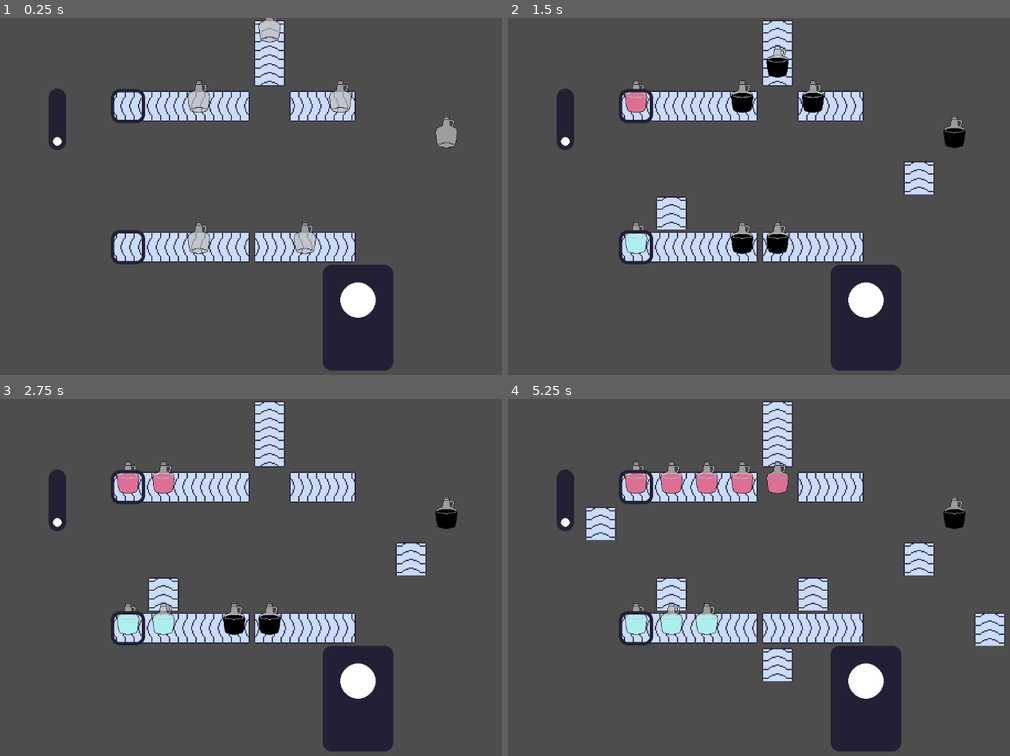
Above: before the commit, frames 1-4 (two rows, left to right).
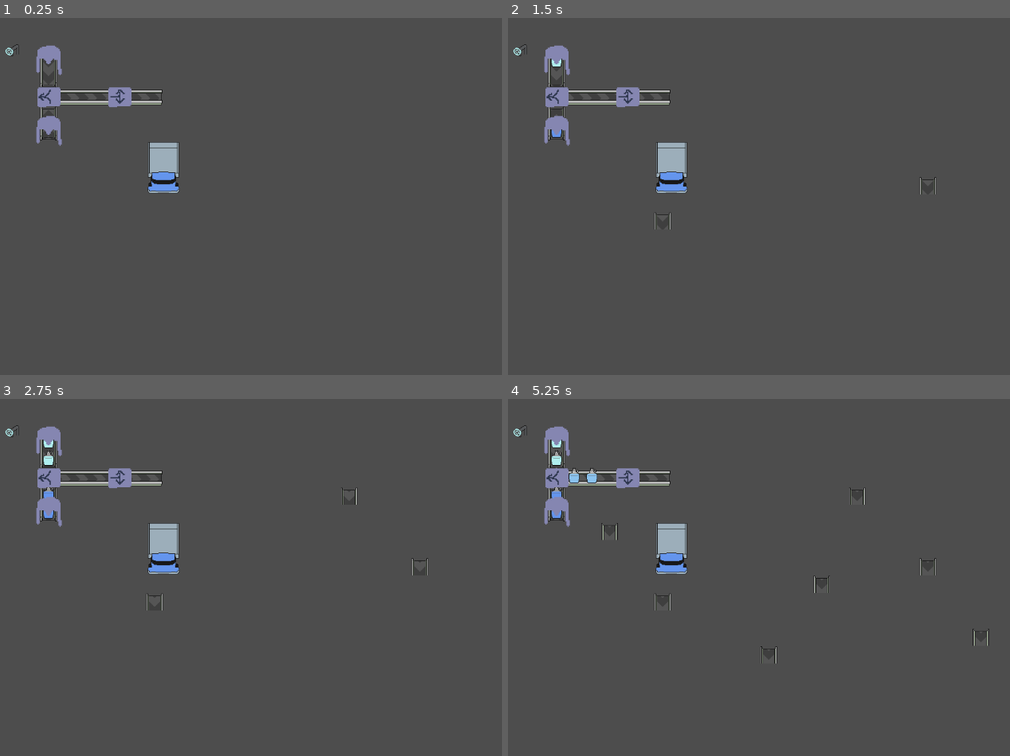
Above: after the commit, the same moments.

Repository: fennylol/juice_time
Game: Godot game, scene res://main.tscn
The game is run twice, just before and just after one commit, with the same random seed, the same clock (stepped at 60 frames per second) and the same inputs.
Inputs (mouse positions are in pixels of both pictures, inside the frame that each line leads up to):
- Up to frame 1 (0.25 s): no input
- Up to frame 2 (1.5 s): tap Enter at 0.5 s; move the mouse to (934, 178) at 0.52 s; click (934, 178) at 0.6 s; tap Space at 1.25 s; move the mouse to (668, 214) at 1.27 s; click (668, 214) at 1.35 s
- Up to frame 3 (2.75 s): move the mouse to (351, 498) at 2.02 s; click (351, 498) at 2.1 s
- Up to frame 4 (5.25 s): move the mouse to (764, 648) at 2.77 s; click (764, 648) at 2.85 s; tap Enter at 3.5 s; move the mouse to (984, 631) at 3.52 s; click (984, 631) at 3.6 s; move the mouse to (603, 523) at 4.27 s; click (603, 523) at 4.35 s; move the mouse to (829, 577) at 5.02 s; click (829, 577) at 5.1 s

The runs differ from the first frame. In frame 1, 15% of the frame differs, in the area x 1-91%, y 0-99%; in frame 2, 17%; in frame 3, 17%; in frame 4, 19%, in the area x 1-100%, y 0-99%.

Commit message:
all basic mechanics working.
begun finalizing art

Diff:
--- a/bottle_tiles.tscn
+++ /dev/null
@@ -1,24 +0,0 @@
-[gd_scene load_steps=4 format=3 uid="uid://bop73xbogd2as"]
-
-[ext_resource type="Texture2D" uid="uid://byt4riujt255d" path="res://JUICE/bottle.png" id="1_lrd07"]
-
-[sub_resource type="TileSetAtlasSource" id="TileSetAtlasSource_bocnk"]
-texture = ExtResource("1_lrd07")
-texture_region_size = Vector2i(64, 64)
-1:0/size_in_atlas = Vector2i(1, 2)
-1:0/0 = 0
-1:0/0/modulate = Color(0.858824, 0.439216, 0.576471, 1)
-0:0/size_in_atlas = Vector2i(1, 2)
-0:0/0 = 0
-
-[sub_resource type="TileSet" id="TileSet_u4uko"]
-tile_size = Vector2i(64, 64)
-sources/0 = SubResource("TileSetAtlasSource_bocnk")
-
-[node name="bottle_tiles" type="TileMap"]
-tile_set = SubResource("TileSet_u4uko")
-format = 2
-layer_0/name = "outline"
-layer_0/tile_data = PackedInt32Array(196621, 0, 0, 393226, 0, 0, 131076, 0, 0, 131077, 0, 0, 131078, 0, 0, 131079, 0, 0, 393224, 0, 0)
-layer_1/tile_data = PackedInt32Array(196621, 65536, 0, 393226, 65536, 0, 131077, 65536, 0, 131078, 65536, 0, 131079, 65536, 0, 393224, 65536, 0)
-layer_2/tile_data = PackedInt32Array(131076, 65536, 0)
--- a/conveyor/conveyor_animated.tres
+++ b/conveyor/conveyor_animated.tres
@@ -1,95 +1,123 @@
 [gd_resource type="TileSet" load_steps=3 format=3 uid="uid://cdn72xl37w60f"]
 
-[ext_resource type="Texture2D" uid="uid://cdgaqtgiwbvtc" path="res://conveyor/conveyor_tileset.png" id="1_82iqc"]
+[ext_resource type="Texture2D" uid="uid://diyda0sodj3pt" path="res://conveyor/conveyor_tileset_32.png" id="1_vtoaq"]
 
-[sub_resource type="TileSetAtlasSource" id="TileSetAtlasSource_nbav7"]
-texture = ExtResource("1_82iqc")
-texture_region_size = Vector2i(64, 64)
+[sub_resource type="TileSetAtlasSource" id="TileSetAtlasSource_cybam"]
+texture = ExtResource("1_vtoaq")
+texture_region_size = Vector2i(32, 32)
 0:0/animation_columns = 4
-0:0/animation_speed = 16.0
+0:0/animation_speed = 4.0
 0:0/animation_frame_0/duration = 1.0
 0:0/animation_frame_1/duration = 1.0
 0:0/animation_frame_2/duration = 1.0
 0:0/animation_frame_3/duration = 1.0
 0:0/0 = 0
 0:1/animation_columns = 4
-0:1/animation_speed = 16.0
+0:1/animation_speed = 4.0
 0:1/animation_frame_0/duration = 1.0
 0:1/animation_frame_1/duration = 1.0
 0:1/animation_frame_2/duration = 1.0
 0:1/animation_frame_3/duration = 1.0
 0:1/0 = 0
 0:2/animation_columns = 4
-0:2/animation_speed = 16.0
+0:2/animation_speed = 4.0
 0:2/animation_frame_0/duration = 1.0
 0:2/animation_frame_1/duration = 1.0
 0:2/animation_frame_2/duration = 1.0
 0:2/animation_frame_3/duration = 1.0
 0:2/0 = 0
 0:3/animation_columns = 4
-0:3/animation_speed = 16.0
+0:3/animation_speed = 4.0
 0:3/animation_frame_0/duration = 1.0
 0:3/animation_frame_1/duration = 1.0
 0:3/animation_frame_2/duration = 1.0
 0:3/animation_frame_3/duration = 1.0
 0:3/0 = 0
 0:4/animation_columns = 4
-0:4/animation_speed = 16.0
+0:4/animation_speed = 4.0
 0:4/animation_frame_0/duration = 1.0
 0:4/animation_frame_1/duration = 1.0
 0:4/animation_frame_2/duration = 1.0
 0:4/animation_frame_3/duration = 1.0
 0:4/0 = 0
 0:5/animation_columns = 4
-0:5/animation_speed = 16.0
+0:5/animation_speed = 4.0
 0:5/animation_frame_0/duration = 1.0
 0:5/animation_frame_1/duration = 1.0
 0:5/animation_frame_2/duration = 1.0
 0:5/animation_frame_3/duration = 1.0
 0:5/0 = 0
 0:6/animation_columns = 4
-0:6/animation_speed = 16.0
+0:6/animation_speed = 4.0
 0:6/animation_frame_0/duration = 1.0
 0:6/animation_frame_1/duration = 1.0
 0:6/animation_frame_2/duration = 1.0
 0:6/animation_frame_3/duration = 1.0
 0:6/0 = 0
 0:7/animation_columns = 4
-0:7/animation_speed = 16.0
+0:7/animation_speed = 4.0
 0:7/animation_frame_0/duration = 1.0
 0:7/animation_frame_1/duration = 1.0
 0:7/animation_frame_2/duration = 1.0
 0:7/animation_frame_3/duration = 1.0
 0:7/0 = 0
 0:8/animation_columns = 4
-0:8/animation_speed = 16.0
+0:8/animation_speed = 4.0
 0:8/animation_frame_0/duration = 1.0
 0:8/animation_frame_1/duration = 1.0
 0:8/animation_frame_2/duration = 1.0
 0:8/animation_frame_3/duration = 1.0
 0:8/0 = 0
 0:9/animation_columns = 4
-0:9/animation_speed = 16.0
+0:9/animation_speed = 4.0
 0:9/animation_frame_0/duration = 1.0
 0:9/animation_frame_1/duration = 1.0
 0:9/animation_frame_2/duration = 1.0
 0:9/animation_frame_3/duration = 1.0
 0:9/0 = 0
 0:10/animation_columns = 4
-0:10/animation_speed = 16.0
+0:10/animation_speed = 4.0
 0:10/animation_frame_0/duration = 1.0
 0:10/animation_frame_1/duration = 1.0
 0:10/animation_frame_2/duration = 1.0
 0:10/animation_frame_3/duration = 1.0
 0:10/0 = 0
 0:11/animation_columns = 4
-0:11/animation_speed = 16.0
+0:11/animation_speed = 4.0
 0:11/animation_frame_0/duration = 1.0
 0:11/animation_frame_1/duration = 1.0
 0:11/animation_frame_2/duration = 1.0
 0:11/animation_frame_3/duration = 1.0
 0:11/0 = 0
+0:12/animation_columns = 4
+0:12/animation_speed = 4.0
+0:12/animation_frame_0/duration = 1.0
+0:12/animation_frame_1/duration = 1.0
+0:12/animation_frame_2/duration = 1.0
+0:12/animation_frame_3/duration = 1.0
+0:12/0 = 0
+0:13/animation_columns = 4
+0:13/animation_speed = 4.0
+0:13/animation_frame_0/duration = 1.0
+0:13/animation_frame_1/duration = 1.0
+0:13/animation_frame_2/duration = 1.0
+0:13/animation_frame_3/duration = 1.0
+0:13/0 = 0
+0:14/animation_columns = 4
+0:14/animation_speed = 4.0
+0:14/animation_frame_0/duration = 1.0
+0:14/animation_frame_1/duration = 1.0
+0:14/animation_frame_2/duration = 1.0
+0:14/animation_frame_3/duration = 1.0
+0:14/0 = 0
+0:15/animation_columns = 4
+0:15/animation_speed = 4.0
+0:15/animation_frame_0/duration = 1.0
+0:15/animation_frame_1/duration = 1.0
+0:15/animation_frame_2/duration = 1.0
+0:15/animation_frame_3/duration = 1.0
+0:15/0 = 0
 
 [resource]
-tile_size = Vector2i(64, 64)
-sources/0 = SubResource("TileSetAtlasSource_nbav7")
+tile_size = Vector2i(32, 32)
+sources/0 = SubResource("TileSetAtlasSource_cybam")
--- a/factory/factory_floor.gd
+++ b/factory/factory_floor.gd
@@ -3,101 +3,158 @@
 @onready var CONVEYOR_TILES: TileMap = $conveyor_tiles
 @onready var BOTTLE_TILES: TileMap = $bottle_tiles
 @onready var MACHINE_TILES: TileMap = $machine_tiles
-@onready var TRUCK_AND_FILLERS : TileMap = $truck_and_fillers
-
-var patterns: Dictionary = {
-	"truck" : TileMapPattern.new(),
-	"bottle_filler" : TileMapPattern.new()
-}
+@onready var AUTO_TILES : TileMap = $auto_tiles
+
+
+
+## TILEMAP SOURCES
+var conveyor_source = 0
+var bottle_source = 0
+var machine_source = 0
+var auto_tiles_source = 0
 
 ## CONVEYOR DIRECTION HANDLING
-enum {MIDDLE, START, END}
-var TILES: Dictionary = {
-	Vector2i.RIGHT : [Vector2i(0,0), Vector2i(0,1),  Vector2i(0,2)],
-	Vector2i.DOWN  : [Vector2i(0,3), Vector2i(0,4),  Vector2i(0,5)],
-	Vector2i.LEFT  : [Vector2i(0,6), Vector2i(0,7),  Vector2i(0,8)],
-	Vector2i.UP    : [Vector2i(0,9), Vector2i(0,10), Vector2i(0,11)]
-}
-var DIR_FROM_TILE: Dictionary = {
+enum {MIDDLE, START, END, SOLO}
+const CONVEYOR_ATLAS: Dictionary = {
+	Vector2i.RIGHT : [Vector2i(0,0), Vector2i(0,1), Vector2i(0,2), Vector2i(0,3)],
+	Vector2i.LEFT  : [Vector2i(0,4), Vector2i(0,5), Vector2i(0,6), Vector2i(0,7)],
+	Vector2i.DOWN  : [Vector2i(0,8), Vector2i(0,9), Vector2i(0,10), Vector2i(0,11)],
+	Vector2i.UP    : [Vector2i(0,12), Vector2i(0,13), Vector2i(0,14), Vector2i(0,15)]
+}
+const DIR_FROM_TILE: Dictionary = {
 	Vector2i(-1,-1) : Vector2i.ZERO,
-	Vector2i(0,0) : Vector2i.RIGHT,
-	Vector2i(0,1) : Vector2i.RIGHT,
-	Vector2i(0,2) : Vector2i.RIGHT,
-	Vector2i(0,3) : Vector2i.DOWN,
-	Vector2i(0,4) : Vector2i.DOWN,
-	Vector2i(0,5) : Vector2i.DOWN,
-	Vector2i(0,6) : Vector2i.LEFT,
-	Vector2i(0,7) : Vector2i.LEFT,
-	Vector2i(0,8) : Vector2i.LEFT,
-	Vector2i(0,9) : Vector2i.UP,
-	Vector2i(0,10) : Vector2i.UP,
-	Vector2i(0,11) : Vector2i.UP
-}
-
-## BOTTLE STUFF (RENAME LATER)
+	Vector2i(0,0)   : Vector2i.RIGHT,
+	Vector2i(0,1)   : Vector2i.RIGHT,
+	Vector2i(0,2)   : Vector2i.RIGHT,
+	Vector2i(0,3)   : Vector2i.RIGHT,
+	Vector2i(0,4)   : Vector2i.LEFT,
+	Vector2i(0,5)   : Vector2i.LEFT,
+	Vector2i(0,6)   : Vector2i.LEFT,
+	Vector2i(0,7)   : Vector2i.LEFT,
+	Vector2i(0,8)   : Vector2i.DOWN,
+	Vector2i(0,9)   : Vector2i.DOWN,
+	Vector2i(0,10)  : Vector2i.DOWN,
+	Vector2i(0,11)  : Vector2i.DOWN,
+	Vector2i(0,12)  : Vector2i.UP,
+	Vector2i(0,13)  : Vector2i.UP,
+	Vector2i(0,14)  : Vector2i.UP,
+	Vector2i(0,15)  : Vector2i.UP
+}
+
+
+## TILE AND COLOR DATA
 enum {COLOR, POSITION}
 const NULL_BOTTLE_COLOR = Color.BLACK
-
-## MACHINE DICTIONARIES
-var MIXER_STATE: Dictionary = {
-	Vector2i.ZERO: {
-		"color1": Color.WHITE,
-		"color2": Color.BLACK,
-		"color1_filled": false,
-		"color2_filled": false
+var LAYER_COLOR_DICT = {}
+
+const TILE_ATLAS: Dictionary = {
+	"bottle"      : Vector2i(0,0),
+	"juice"       : Vector2i(1,0),
+	"generator"   : Vector2i(0,0),
+	"filler"      : Vector2i(4,0),
+	"filler_color": Vector2i(5,0),
+	"flipper"     : Vector2i(0,1),
+	"flipped"     : Vector2i(0,0),
+	"mixer"       : Vector2i(1,0),
+	"mixer_color0": Vector2i(0,0),
+	"mixer_color1": Vector2i(0,0),
+}
+var patterns: Dictionary = {
+	"truck" : {
+		"pos": [Vector2i(0,0),Vector2i(1,0),Vector2i(0,1),Vector2i(1,1),Vector2i(0,2),Vector2i(1,2)],
+		"pattern": TileMapPattern.new()
+	},
+	"truck_color" : {
+		"pos": [Vector2i(0,3),Vector2i(1,3),Vector2i(0,4),Vector2i(1,4),Vector2i(0,5),Vector2i(1,5)],
+		"pattern": TileMapPattern.new()
+	}
+}
+#var patterns: Dictionary = {
+	#"truck" : TileMapPattern.new(),
+	#"bottle_filler" :TileMapPattern.new()
+#}
+
+## MACHINE STATE
+var GENERATOR_STATE: Dictionary = {
+	Vector2i.ZERO: {
+		"color" : NULL_BOTTLE_COLOR
 	}
 }
 var FILLER_STATE: Dictionary = {
 	Vector2i.ZERO: {
-		"color": Color.WHITE
-	}
-}
-var KICKER_STATE: Dictionary = {
+		"color": NULL_BOTTLE_COLOR
+	}
+}
+var FLIPPER_STATE: Dictionary = {
 	Vector2i.ZERO: {
 		"direction1": Vector2i.DOWN,
 		"direction2": Vector2i.LEFT,
 		"use_direction1": true
 	}
 }
-var GENERATOR_STATE: Dictionary = {
-	Vector2i.ZERO: {
-		"color" : Color.WHITE
+var MIXER_STATE: Dictionary = {
+	Vector2i.ZERO: {
+		"color1": NULL_BOTTLE_COLOR,
+		"color2": NULL_BOTTLE_COLOR,
+		"color1_filled": false,
+		"color2_filled": false
+	}
+}
+var TRUCK_STATE: Dictionary = {
+	Vector2i.ZERO: {
+		"color" : NULL_BOTTLE_COLOR,
+		"area" : [Vector2i.ZERO],
+		"filled": 0
 	}
 }
 
 #region UTILITY
 
 func _ready():
-	## PATTERN SETUP - TRUCK
-	var truck_poss = [Vector2i(0,0),Vector2i(1,0),Vector2i(0,1),Vector2i(1,1),Vector2i(0,2),Vector2i(1,2)]
-	patterns["truck"] = TRUCK_AND_FILLERS.get_pattern(0, truck_poss)
-	for pos in truck_poss:
-		TRUCK_AND_FILLERS.erase_cell(0, pos)
-	## PATTERN SETUP - FILLER
-	var filler_poss = [Vector2i(2,1),Vector2i(2,0)]
-	patterns["bottle_filler"] = TRUCK_AND_FILLERS.get_pattern(0, filler_poss)
-	for pos in filler_poss:
-		TRUCK_AND_FILLERS.erase_cell(0, pos)
-
+	## CREATE AND STORE A NEW TileMapPattern OUT OF THE GIVEN TILEMAP POSITIONS
+	for pat_name in patterns:
+		patterns[pat_name]["pattern"] = AUTO_TILES.get_pattern(0, patterns[pat_name]["pos"])
+		for pos in patterns[pat_name]["pos"]: AUTO_TILES.erase_cell(0, pos)
+
+
+	GENERATOR_STATE.clear()
+	FILLER_STATE.clear()
+	FLIPPER_STATE.clear()
 	MIXER_STATE.clear()
-	FILLER_STATE.clear()
-	KICKER_STATE.clear()
-	GENERATOR_STATE.clear()
-
-	spawn_bottle_generator(Color.PALE_VIOLET_RED, Vector2i(4,2))
-	spawn_bottle_generator(Color.PALE_TURQUOISE, Vector2i(4,6))
-	spawn_bottle_filler(Color.PALE_TURQUOISE, Vector2i(2,2))
-	spawn_truck(Color.PALE_VIOLET_RED, Vector2i(10,7))
+	TRUCK_STATE.clear()
+
+
+	var c1 = Color.PALE_TURQUOISE
+	var c2 = Color.CORNFLOWER_BLUE
+	place_bottle_generator(c1, Vector2i(4,2))
+	place_bottle_generator(c2, Vector2i(4,6))
+	place_bottle_filler(c1, Vector2i(2,2))
+	place_truck(c2, Vector2i(10,7))
+	place_mixer(c1, c2, Vector2(4,4))
+	place_flipper(Vector2i.DOWN, Vector2i(8,4))
 
 func modulate_speed(multi : float):
 	var conveyor_tileset : TileSet = CONVEYOR_TILES.tile_set
 
 ## GIVEN A TILEMAP POSITION "POS", RETURN THE BOTTLE AT THAT POSITION'S JUICE COLOR
-func find_color_at_pos(pos: Vector2i) -> Color:
+func find_color_from_pos(pos: Vector2i) -> Color:
 	for layer in range(1, BOTTLE_TILES.get_layers_count()):
 		if BOTTLE_TILES.get_used_cells(layer).has(pos):
 			return BOTTLE_TILES.get_layer_modulate(layer)
 	return NULL_BOTTLE_COLOR
+
+func find_layer_from_color(c: Color) -> int:
+		if not LAYER_COLOR_DICT.has(c):
+			var layer_index = LAYER_COLOR_DICT.keys().size()+1
+			LAYER_COLOR_DICT[c] = layer_index
+			## CREATE NEW LAYERS IN ALL APPLICABLE TILEMAPS AND MODULATE
+			BOTTLE_TILES.add_layer(layer_index)
+			MACHINE_TILES.add_layer(layer_index)
+			AUTO_TILES.add_layer(layer_index)
+			BOTTLE_TILES.set_layer_modulate(layer_index, c)
+			MACHINE_TILES.set_layer_modulate(layer_index, c)
+			AUTO_TILES.set_layer_modulate(layer_index, c)
+		return LAYER_COLOR_DICT[c]
 
 func process_world_tick():
 	## CREATE ATTEMPT ARRAYS.
@@ -111,23 +168,53 @@
 		## CHECK CONVEYOR DIRECTION UNDERNEATH AND CREATE A NEW ATTEMPT AT "NEXT POSITION"
 		var conveyor_dir = DIR_FROM_TILE[CONVEYOR_TILES.get_cell_atlas_coords(0, pos)]
 		var new_pos = pos + conveyor_dir
-		var new_attempt = [find_color_at_pos(pos), new_pos]
+		var new_attempt = [find_color_from_pos(pos), new_pos]
+
 
 		## CHECK NEXT TILE FOR A MACHINE
 		## IF MACHINE, PASS FUNCTIONALITY TO MACHINE
 		if MIXER_STATE.has(new_pos):
-			pass
+			var mixer = MIXER_STATE[new_pos]
+			var bottle_color = find_color_from_pos(pos)
+			## VERIFY THAT THE INPUT COLOR IS CORRECT
+			if bottle_color == mixer["color1"] and not mixer["color1_filled"]: mixer["color1_filled"] = true
+			elif bottle_color == mixer["color2"] and not mixer["color2_filled"]: mixer["color2_filled"] = true
+			## PLACE MIXED COLOR
+			if mixer["color1_filled"] and mixer["color2_filled"]:
+				var output_color = mixer["color1"].blend(Color(mixer["color2"], mixer["color2"].a * 0.5))
+				attempt_array.append([output_color,new_pos])
+				mixer["color1_filled"] = false
+				mixer["color2_filled"] = false
+
 		elif FILLER_STATE.has(new_pos):
-			pass
-		elif KICKER_STATE.has(new_pos):
-			pass
+			## FILLERS REPLACE BOTTLE WITH A BOTTLE OF THE FILLER'S COLOR
+			var fill_color = FILLER_STATE[new_pos]["color"]
+			new_attempt = [fill_color, new_pos]
+			attempt_array.append(new_attempt)
+
+		elif FLIPPER_STATE.has(new_pos):
+			## ATTEMPT BOTTLE MOVE AND TOGGLE FLIPPER
+			attempt_array.append(new_attempt)
+			FLIPPER_STATE[new_pos]["use_direction1"] = !FLIPPER_STATE[new_pos]["use_direction1"]
+			## SET DIRECTION OF UNDERLYING BELT
+			var direction = FLIPPER_STATE[new_pos]["direction1"] if FLIPPER_STATE[new_pos]["use_direction1"] else FLIPPER_STATE[new_pos]["direction2"]
+			var tile = CONVEYOR_ATLAS[direction][MIDDLE]
+			CONVEYOR_TILES.set_cell(0, new_pos, conveyor_source, tile)
+
 		else:
+			for truck in TRUCK_STATE.keys():
+				if TRUCK_STATE[truck]["area"].has(new_pos):
+					# TODO: find a better way to nullify this move
+					attempt_array.append(new_attempt)
+					if TRUCK_STATE[truck]["color"] == find_color_from_pos(pos):
+						# TODO: fill truck with FAKE bottle sprite
+						print("bottle in truke")
 			## ELSE, ADD BOTTLE LOCATION AND COLOR TO "ATTEMPT" ARRAY
 			attempt_array.append(new_attempt)
 
 	## ADD BOTTLE FROM BOTTLE GENERATORS
 	for gen_loc in GENERATOR_STATE.keys():
-		var gen_color = GENERATOR_STATE.get(gen_loc).get("color")
+		var gen_color = GENERATOR_STATE[gen_loc]["color"]
 		var new_attempt = [gen_color, gen_loc]
 		attempt_array.append(new_attempt)
 
@@ -145,26 +232,12 @@
 		if success:
 			successful_attempts.append(attempti)
 
-	## CLEAR BOTTLE TILEMAP, RESET LAYER COUNT
+	## CLEAR BOTTLE TILEMAP AND PLACE NEW BOTTLE FOR EACH SUCCESSFUL ATTEMPT IN APPROPRIATE LAYER
 	BOTTLE_TILES.clear()
-	while BOTTLE_TILES.get_layers_count() > 1: BOTTLE_TILES.remove_layer(1)
-
-	## CREATE A UNIQUE LAYER WITHIN THE BOTTLE TILEMAP FOR EACH UNIQUE BOTTLE COLOR
-	var color_dict = {}
 	for new_bottle in successful_attempts:
-		var layer_index: int
-
-		if color_dict.has(new_bottle[COLOR]):
-			layer_index = color_dict[new_bottle[COLOR]]
-		else:
-			layer_index = color_dict.keys().size()+1
-			color_dict[new_bottle[COLOR]] = layer_index
-			BOTTLE_TILES.add_layer(layer_index)
-
-		## PLACE ALL SUCCESSFUL BOTTLE ATTEMPTS AND SET THEIR COLORS
-		BOTTLE_TILES.set_cell(0, new_bottle[POSITION], 0, Vector2.ZERO)
-		BOTTLE_TILES.set_cell(layer_index, new_bottle[POSITION], 0, Vector2(1,0))
-		BOTTLE_TILES.set_layer_modulate(layer_index, new_bottle[COLOR])
+		var layer_index = find_layer_from_color(new_bottle[COLOR])
+		BOTTLE_TILES.set_cell(0, new_bottle[POSITION], bottle_source, TILE_ATLAS["bottle"])
+		BOTTLE_TILES.set_cell(layer_index, new_bottle[POSITION], bottle_source, TILE_ATLAS["juice"])
 
 	## SPAWN TRUCKS AND FILLERS
 	pass
@@ -176,8 +249,6 @@
 #region CONVEYORS
 
 func place_conveyors(startpoint: Vector2i, endpoint: Vector2i):
-	## TILEMAP STUFF :/
-	var source = 0
 
 	## PULL START AND END POSITION INTO TILEMAP SPACE
 	var start_pos: Vector2i = CONVEYOR_TILES.local_to_map(startpoint)
@@ -197,18 +268,18 @@
 	## CHECK EACH TILE BETWEEN START AND TARGET POSITION, INCLUSIVE
 	## (STOP CHECKING IF YOU ARE ONE TILE PAST TARGET_POS)
 	while curr_pos != add_one_to_target:
-		var tile: Vector2i = TILES[direction][START if curr_pos == start_pos else END if curr_pos == target_pos else MIDDLE]
+		var tile: Vector2i = CONVEYOR_ATLAS[direction][START if curr_pos == start_pos else END if curr_pos == target_pos else MIDDLE]
 		## KEEP ADDING NEW TILES AS LONG AS THERE IS NO TILE ALREADY THERE
 		if CONVEYOR_TILES.get_cell_source_id(0,curr_pos) == -1:
-			CONVEYOR_TILES.set_cell(0, curr_pos, source, tile)
+			CONVEYOR_TILES.set_cell(0, curr_pos, conveyor_source, tile)
 			curr_pos += direction
 		else:
 			## IF YOU FIND AN EXTANT TILE, GO BACK ONE, SET AN "END" TILE, AND BREAK THE LOOP
 			## DO THIS ONLY IF YOU HAVE ALREADY PLACED AT LEAST ONE TILE
 			if curr_pos != start_pos:
 				curr_pos -= direction
-				tile = TILES[direction][END]
-				CONVEYOR_TILES.set_cell(0, curr_pos, source, tile)
+				tile = CONVEYOR_ATLAS[direction][END]
+				CONVEYOR_TILES.set_cell(0, curr_pos, conveyor_source, tile)
 			break
 
 func erase_conveyor(global_pos: Vector2):
@@ -222,22 +293,61 @@
 	#i mean its pretty self explanitory
 	pass
 
+func place_bottle_generator(c: Color, pos: Vector2i):
+	MACHINE_TILES.set_cell(0, pos, auto_tiles_source, TILE_ATLAS["generator"])
+	var new_dict_entry = {
+		pos: {
+			"color": c
+		}
+	}
+	GENERATOR_STATE.merge(new_dict_entry)
+
+func place_bottle_filler(c: Color, pos: Vector2i):
+	AUTO_TILES.set_cell(0, pos, auto_tiles_source, TILE_ATLAS["filler"])
+	AUTO_TILES.set_cell(find_layer_from_color(c), pos, auto_tiles_source, TILE_ATLAS["filler_color"])
+	var new_dict_entry = {
+		pos: {
+			"color": c
+		}
+	}
+	FILLER_STATE.merge(new_dict_entry)
+
+func place_flipper(d: Vector2i, pos: Vector2i):
+	MACHINE_TILES.set_cell(0, pos, machine_source, TILE_ATLAS["flipper"])
+	var new_dict_entry = {
+		pos: {
+			"direction1": DIR_FROM_TILE[CONVEYOR_TILES.get_cell_atlas_coords(0, pos)],
+			"direction2": d,
+			"use_direction1": true
+		}
+	}
+	FLIPPER_STATE.merge(new_dict_entry)
+
+
+func place_mixer(c1: Color, c2: Color, pos: Vector2i):
+	MACHINE_TILES.set_cell(0, pos, machine_source, TILE_ATLAS["mixer"])
+	# TODO: set LEDs
+	var new_dict_entry = {
+		pos: {
+			"color1": c1,
+			"color2": c2,
+			"color1_filled": false,
+			"color2_filled": false
+		}
+	}
+	MIXER_STATE.merge(new_dict_entry)
+
+func place_truck(c: Color, pos: Vector2i):
+	AUTO_TILES.set_pattern(0, pos, patterns["truck"]["pattern"])
+	AUTO_TILES.set_pattern(find_layer_from_color(c), pos, patterns["truck_color"]["pattern"])
+	var truck_area = [ pos , pos + Vector2i.RIGHT , pos + Vector2i.DOWN , pos + Vector2i.RIGHT + Vector2i.DOWN , pos + Vector2i.DOWN + Vector2i.DOWN , pos + Vector2i.DOWN + Vector2i.DOWN + Vector2i.RIGHT]
+	var new_dict_entry = {
+		pos: {
+			"color": c,
+			"area": truck_area,
+			"filled": 0
+		}
+	}
+	TRUCK_STATE.merge(new_dict_entry)
+
 #endregion
-#region TRUCKS AND FILLERS
-
-func spawn_bottle_generator(c: Color, l: Vector2i):
-	TRUCK_AND_FILLERS.set_cell(0, l, 0, Vector2i(2,2))
-	var new_dict_entry = {
-		l: {
-			"color": c
-		}
-	}
-	GENERATOR_STATE.merge(new_dict_entry)
-
-func spawn_bottle_filler(c: Color, l: Vector2i):
-	TRUCK_AND_FILLERS.set_pattern(0, l, patterns["bottle_filler"])
-
-func spawn_truck(c: Color, l: Vector2i):
-	TRUCK_AND_FILLERS.set_pattern(0, l, patterns["truck"])
-
-#endregion
--- a/factory/factory_floor.tscn
+++ b/factory/factory_floor.tscn
@@ -2,38 +2,45 @@
 
 [ext_resource type="Script" path="res://factory/factory_floor.gd" id="1_worr6"]
 [ext_resource type="TileSet" uid="uid://cdn72xl37w60f" path="res://conveyor/conveyor_animated.tres" id="2_pthvs"]
-[ext_resource type="Texture2D" uid="uid://byt4riujt255d" path="res://JUICE/bottle.png" id="3_5j0jf"]
 [ext_resource type="TileSet" uid="uid://bodklg5klc7vw" path="res://machines/simple_machines.tres" id="3_aekq4"]
-[ext_resource type="Texture2D" uid="uid://dionngwcf1sje" path="res://truck/truck_and_fillers.png" id="5_khxmr"]
+[ext_resource type="Texture2D" uid="uid://ni3k4m1dai06" path="res://JUICE/bottle_small.png" id="4_ul7q5"]
+[ext_resource type="Texture2D" uid="uid://dnygcfua8vkim" path="res://truck/truck_and_filler.png" id="6_5eovy"]
 
-[sub_resource type="TileSetAtlasSource" id="TileSetAtlasSource_bocnk"]
-texture = ExtResource("3_5j0jf")
-texture_region_size = Vector2i(64, 64)
+[sub_resource type="TileSetAtlasSource" id="TileSetAtlasSource_413dw"]
+texture = ExtResource("4_ul7q5")
+texture_region_size = Vector2i(32, 32)
+0:0/size_in_atlas = Vector2i(1, 2)
+0:0/0 = 0
 1:0/size_in_atlas = Vector2i(1, 2)
 1:0/0 = 0
-0:0/size_in_atlas = Vector2i(1, 2)
-0:0/0 = 0
 
 [sub_resource type="TileSet" id="TileSet_u4uko"]
-tile_size = Vector2i(64, 64)
-sources/0 = SubResource("TileSetAtlasSource_bocnk")
+tile_size = Vector2i(32, 32)
+sources/0 = SubResource("TileSetAtlasSource_413dw")
 
-[sub_resource type="TileSetAtlasSource" id="TileSetAtlasSource_id03h"]
-texture = ExtResource("5_khxmr")
-texture_region_size = Vector2i(64, 64)
-2:2/0 = 0
+[sub_resource type="TileSetAtlasSource" id="TileSetAtlasSource_ynqjf"]
+texture = ExtResource("6_5eovy")
+texture_region_size = Vector2i(32, 32)
 0:0/0 = 0
 1:0/0 = 0
+5:0/size_in_atlas = Vector2i(1, 2)
+5:0/0 = 0
+0:1/0 = 0
 1:1/0 = 0
-0:1/0 = 0
+2:1/0 = 0
+3:1/0 = 0
 0:2/0 = 0
 1:2/0 = 0
-2:1/0 = 0
+2:2/0 = 0
+3:2/0 = 0
+4:0/size_in_atlas = Vector2i(1, 2)
+4:0/0 = 0
 2:0/0 = 0
+3:0/0 = 0
 
 [sub_resource type="TileSet" id="TileSet_81ois"]
-tile_size = Vector2i(64, 64)
-sources/0 = SubResource("TileSetAtlasSource_id03h")
+tile_size = Vector2i(32, 32)
+sources/0 = SubResource("TileSetAtlasSource_ynqjf")
 
 [node name="FactoryFloor" type="Node2D"]
 script = ExtResource("1_worr6")
@@ -43,19 +50,18 @@
 rendering_quadrant_size = 4
 collision_animatable = true
 format = 2
-layer_0/tile_data = PackedInt32Array(131078, 0, 0, 131079, 0, 2, 8, 0, 4, 65544, 0, 5, 131082, 0, 7, 131081, 0, 8, 393220, 0, 1, 393221, 0, 0, 393222, 0, 0, 393223, 0, 2, 393225, 0, 6, 393224, 0, 8, 131076, 0, 1, 131077, 0, 0, 393226, 0, 7)
+layer_0/tile_data = PackedInt32Array(262148, 0, 1, 262149, 0, 0, 262150, 0, 0, 262151, 0, 0, 262152, 0, 0, 262153, 0, 0, 262154, 0, 2, 131076, 0, 9, 196612, 0, 10, 393220, 0, 13, 327684, 0, 14)
 
 [node name="bottle_tiles" type="TileMap" parent="."]
 tile_set = SubResource("TileSet_u4uko")
 format = 2
 layer_0/name = "outline"
-layer_0/tile_data = PackedInt32Array(8, 0, 0, 131078, 0, 0, 196621, 0, 0, 131082, 0, 0, 393225, 0, 0, 393222, 0, 0)
 
 [node name="machine_tiles" type="TileMap" parent="."]
 tile_set = ExtResource("3_aekq4")
 format = 2
 
-[node name="truck_and_fillers" type="TileMap" parent="."]
+[node name="auto_tiles" type="TileMap" parent="."]
 tile_set = SubResource("TileSet_81ois")
 format = 2
-layer_0/tile_data = PackedInt32Array(0, 0, 0, 65536, 0, 1, 131072, 0, 2, 1, 65536, 0, 65537, 65536, 1, 131073, 65536, 2, 2, 131072, 0, 65538, 131072, 1)
+layer_0/tile_data = PackedInt32Array(0, 0, 0, 65536, 0, 1, 131072, 0, 2, 1, 65536, 0, 65537, 65536, 1, 131073, 65536, 2, 196608, 131072, 0, 262145, 196608, 1, 196609, 196608, 0, 262144, 131072, 1, 327680, 131072, 2, 327681, 196608, 2)
--- a/machines/simple_machines.tres
+++ b/machines/simple_machines.tres
@@ -10,5 +10,5 @@
 0:1/0 = 0
 
 [resource]
-tile_size = Vector2i(64, 64)
+tile_size = Vector2i(32, 32)
 sources/0 = SubResource("TileSetAtlasSource_rpy63")
Binary file changed: JUICE/bottle_small.png
Binary file added: conveyor/conveyor_tileset_32.png
Not shown, added: conveyor/conveyor_tileset_32.png.import
Binary file changed: conveyor/truck_and_fillers.aseprite
Binary file added: truck/truck_and_filler.png
Not shown, added: truck/truck_and_filler.png.import
Binary file changed: truck/truck_and_fillers.png
